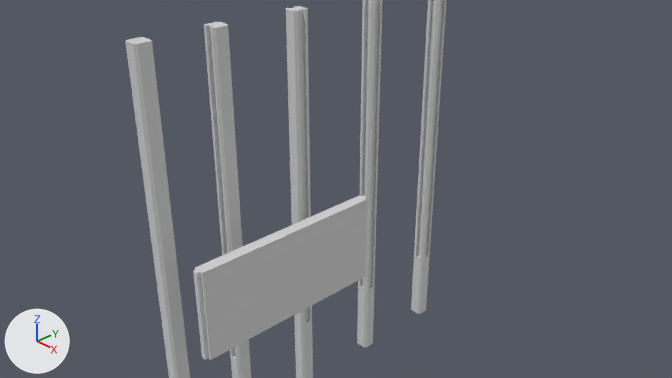
One commit to the Blender file SistemaPrefaHolcimStarter.blend: the scene before it, then after it.
Rendered twice from the file's camera 'Camera'. Arrows for +X, +Y and +Z are at lower left; the lights stay in place.

Objects in the first picture: 'B1_Cube', 'ColTipoA', 'ColTipoB', 'ColTipoC', 'ColTipoD', 'ColTipoE'.
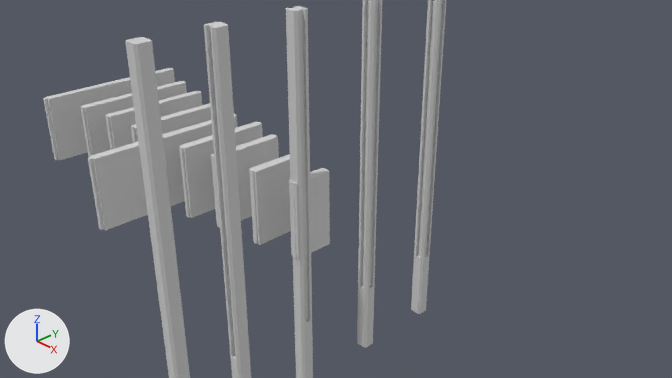
Boxes (x1, y1, x2, y2) around the edits, measured in the pictures (672 x 378 px):
'B1_Cube', moved
    before: (193, 196, 367, 360)
    after: (88, 114, 238, 230)
'B1-1420', added
    after: (43, 68, 175, 160)
'B0-0520', added
    after: (249, 154, 291, 245)
'B0_0820', added
    after: (179, 122, 263, 218)
'B0-0340', added
    after: (289, 168, 330, 259)
'B1-1120', added
    after: (81, 81, 187, 156)
'B0-0640', added
    after: (211, 134, 279, 228)
'B1-1000', added
    after: (105, 91, 202, 150)
'B1-094', added
    after: (131, 103, 211, 143)

The change, as a list of edits to the scene's bpy script:
```text
Change ob_b1_cube:
    ob_b1_cube.location: (1.05, -1.3, 0.0) -> (-2.84, -0.68, 0.0)
Add ob_b0_0340:
    ob_b0_0340 = bpy.data.objects.new('B0-0340', me_b1_cube_002)  # 32 vertices, 22 faces, 12 loose edges; spans x -0.08..0.082, y -0.64..0.64, z -0.34..0.34; in mat_material_006 (its picture is missing)
    ob_b0_0340.location = (0.0, 0.0, 0.0)
    ob_b0_0340.rotation_euler = (1.571, 0.0, 0.0)  # degrees (90, 0, 0)
Add ob_b0_0520:
    ob_b0_0520 = bpy.data.objects.new('B0-0520', me_b1_cube_003)  # 32 vertices, 22 faces, 12 loose edges; spans x -0.08..0.082, y -0.64..0.64, z -0.52..0.52; in mat_material_007 (its picture is missing)
    ob_b0_0520.location = (-0.74, 0.0, 0.0)
    ob_b0_0520.rotation_euler = (1.571, 0.0, 0.0)  # degrees (90, 0, 0)
Add ob_b0_0640:
    ob_b0_0640 = bpy.data.objects.new('B0-0640', me_b1_cube_004)  # 32 vertices, 22 faces, 12 loose edges; spans x -0.08..0.082, y -0.64..0.64, z -0.64..0.64; in mat_material_008 (its picture is missing)
    ob_b0_0640.location = (-1.58, 0.0, 0.0)
    ob_b0_0640.rotation_euler = (1.571, 0.0, 0.0)  # degrees (90, 0, 0)
Add ob_b0_0820:
    ob_b0_0820 = bpy.data.objects.new('B0_0820', me_b1_cube_005)  # 32 vertices, 22 faces, 12 loose edges; spans x -0.08..0.08, y -0.64..0.64, z -0.82..0.82; in mat_material_009 (its picture is missing)
    ob_b0_0820.location = (-2.23, 0.0, 0.0)
    ob_b0_0820.rotation_euler = (1.571, 0.0, 0.0)  # degrees (90, 0, 0)
Add ob_b1_094:
    ob_b1_094 = bpy.data.objects.new('B1-094', me_b1_cube_006)  # 32 vertices, 22 faces, 12 loose edges; spans x -0.08..0.08, y -0.64..0.64, z -0.94..0.94; in mat_material_010 (its picture is missing)
    ob_b1_094.location = (-3.58, 0.0, 0.0)
    ob_b1_094.rotation_euler = (1.571, 0.0, 0.0)  # degrees (90, 0, 0)
Add ob_b1_1000:
    ob_b1_1000 = bpy.data.objects.new('B1-1000', me_b1_cube_007)  # 32 vertices, 22 faces, 12 loose edges; spans x -0.08..0.08, y -0.64..0.64, z -1.0..1.0; in mat_material_011 (its picture is missing)
    ob_b1_1000.location = (-4.37, 0.0, 0.0)
    ob_b1_1000.rotation_euler = (1.571, 0.0, 0.0)  # degrees (90, 0, 0)
Add ob_b1_1120:
    ob_b1_1120 = bpy.data.objects.new('B1-1120', me_b1_cube_008)  # 32 vertices, 22 faces, 12 loose edges; spans x -0.08..0.08, y -0.64..0.64, z -1.12..1.12; in mat_material_012 (its picture is missing)
    ob_b1_1120.location = (-5.1, 0.0, 0.0)
    ob_b1_1120.rotation_euler = (1.571, 0.0, 0.0)  # degrees (90, 0, 0)
Add ob_b1_1420:
    ob_b1_1420 = bpy.data.objects.new('B1-1420', me_b1_cube.copy())  # the mesh of ob_b1_cube
    ob_b1_1420.location = (-6.04, 0.0, 0.0)
    ob_b1_1420.rotation_euler = (1.571, 0.0, 0.0)  # degrees (90, 0, 0)
```
